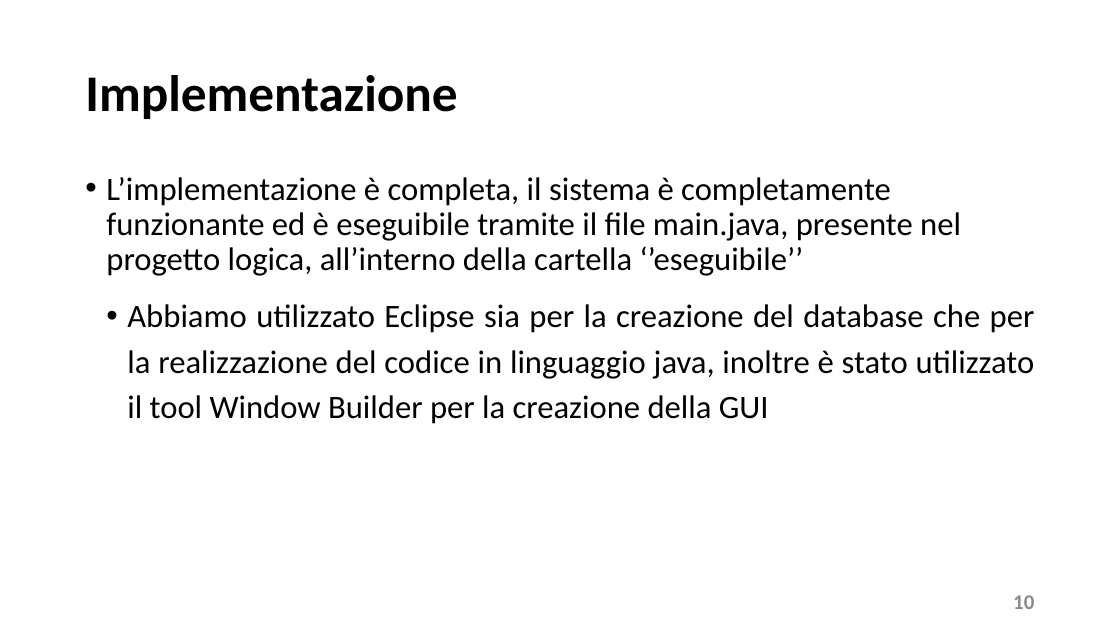
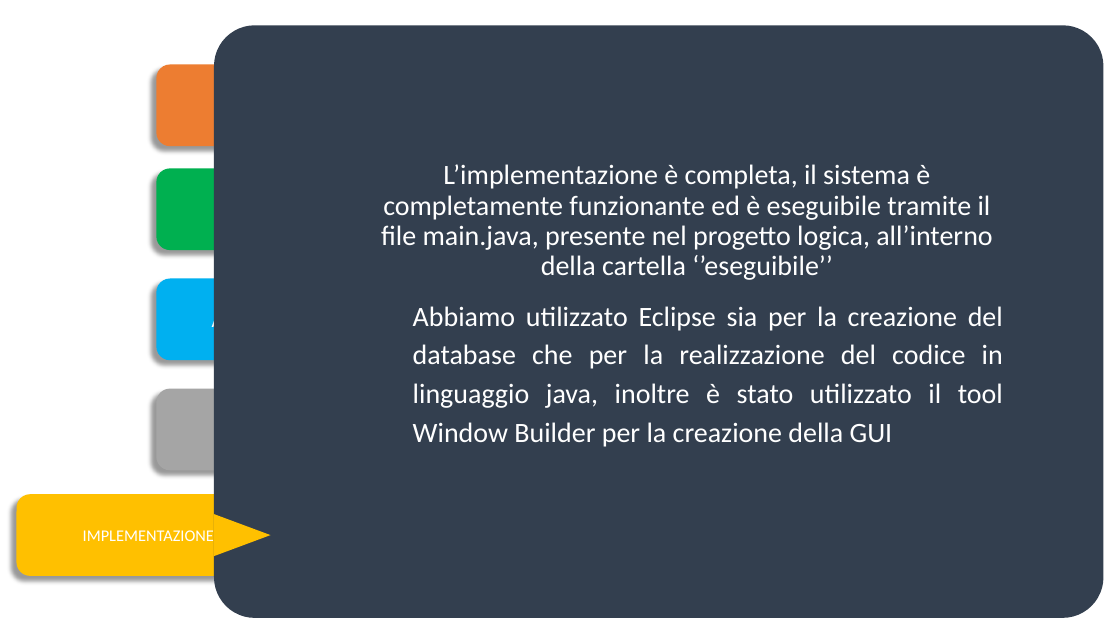
Before and after one commit to FilippoBolis/MED_Progetto_Ing_Software_23_24, a slide deck: slide 10 of MED/doc/Presentazione M.E.D.pptx. Drawn at 1120x630 pixels with LibreOffice and Linux fonts; fonts in the diff are those of the drawing. Boxes give left, top, right and bottom in pixels: in the first picture for what was removed or moved away, otherwise in the second. Text is boxed around its words. In the diff, an @@ line names an element or a change of style, - is before the commit and + after.

```diff
--- a/MED/doc/Presentazione M.E.D.pptx
+++ b/MED/doc/Presentazione M.E.D.pptx
@@ rounded rectangle added at <box>214,25,1104,618</box>, fill #333F50 @@
@@ rounded rectangle added at <box>156,65,398,146</box>, fill #ED7D31 @@
@@ rounded rectangle added at <box>156,169,398,250</box>, fill #00B050 @@
@@ text "L’implementazione è completa, il sistema ...": place and size @@
-text "L’implementazione è completa, il sistema ..." at <box>106,177,1035,424</box>
+text "L’implementazione è completa, il sistema ..." at <box>381,164,1003,447</box>
@@ text "L’implementazione è completa, il sistema ..." at <box>381,164,1003,447</box>: size 28 to 24 pt, text colour #000000 to #FFFFFF; alignment left to centre; bullet • to none @@
@@ rounded rectangle added at <box>156,279,398,360</box>, fill #00B0F0, 18 pt, text #FFFFFF @@
+ARCHITETTURA
@@ rounded rectangle added at <box>156,389,398,471</box>, fill #A5A5A5 @@
@@ rounded rectangle "IMPLEMENTAZIONE": place and size @@
-rounded rectangle "IMPLEMENTAZIONE" at <box>85,75,457,119</box>
+rounded rectangle "IMPLEMENTAZIONE" at <box>17,494,259,576</box>
@@ rounded rectangle "IMPLEMENTAZIONE" at <box>17,494,259,576</box>: fill none to #FFC000; shadow on @@
@@ text in rounded rectangle at <box>83,530,214,541</box>: text changed; size 44 to 14 pt; text colour #000000 to #FFFFFF; bold off @@
-Implementazione
+IMPLEMENTAZIONE
@@ triangle added at <box>214,514,270,556</box>, fill #FFC000 @@
@@ page number removed at <box>1013,595,1034,609</box> @@
-10
```
Also in this commit, not shown: 12 other slides changed.
